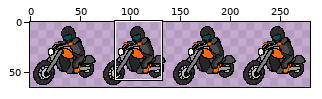
One commit to this sprite sheet: myExpressFolder/public/src/img/ancestors/Motorist.png. The first picture is a wide view before the edit; the outline marks the close-up.
Close-up. Before:
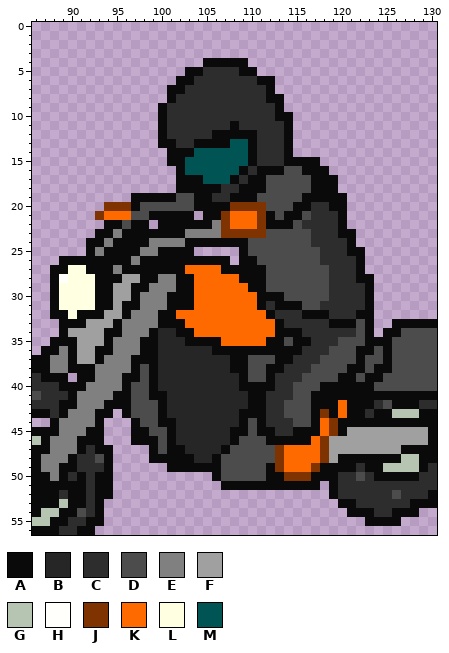
The file is 280x65 pixels. Pixels under 10% opacity are left out. Colours within 5 levels of each other are drawn and written as one. Shown: x 86..130, y 0..56. The commit also changed other parts of the picture, which this record leaves out.
Palette (. is transparent): A #0a0a0a  B #262626  C #2d2d2d  D #4c4c4c  E #808080  F #a0a0a0  G #b6c5b1  H #fffffc  J #7f3300  K #ff6a00  L #ffffe1  M #005454
Pixels before (only the part around the change), first column x 86:
 1 ............................................
 2 ............................................
 3 ............................................
 4 ...................AAAAA....................
 5 .................AACCCCAA...................
 6 ................AACCCCCCCAA.................
 7 ...............AACCCCCCCCCA.................
 8 ...............ACCCCCCCCCCAA................
 9 ..............ACCCCCCCCCCCCA................
10 ..............ACCCCCCCCCCCCAA...............
11 ..............ACCCCCCCACCCCCA...............
12 ..............ACCCCCAAAAACCCA...............
13 ..............AACCAAAAMMACCCA...............
14 ...............AAAMMMMMMACCCA...............
15 ...............AAMMMMMMMACCCAAAA............
16 ................AMMMMMMACAAADDAAA...........
17 ................AAAMMMACAADDDDDAAA..........
18 ................AAAAACCAAADDDDDAAA..........
19 ...........AAAAADDAACCAAADDDDDAAAAA.........
20 ........JJJADDDDDDAAAAJJJJDDDAACCAA.........
21 .......JKKKDDAAAAA.AAJKKKJADAADCCCA.........
22 ........AADAA.AAAAAAEJKKKJAAADCCCCA.........
23 .......AAEAAAAAAAEEEEJJJJJDDDDDCCCAA........
24 ......AAEAAAAEEEEAAAAAAADDDDDDDCCCCA........
25 ......AEAAAAEEAAAA.....ADDDDDDDDCCCAA.......
26 ...AAAAAAAAEAAAAAAAAAA.AADDDDDDDCCCCA.......
27 ..AALLAAAEAAAAAAAKKKKAAAAADDDDDDDCCCA.......
28 ..AHLLLAAAFFAAEEAAKKKKKAAADDDDDDDCCCAA......
29 ..ALLLLAAFFAAEEEAAKKKKKKAADDDDDDDCCCCA......
30 ..ALLLLAAFFAEEEAAAKKKKKKKAAADDDDDCCCCA......
31 ..ALLLLAAFAAEEEAAAKKKKKKKACAAADDCCCCCA......
32 ..AALAAAFFAEEEAAKKKKKKKKKKACCCAAACCCAA......
33 ...AAAFFFAEEEEAAAKKKKKKKKKKACCCCCAAADA..AAAA
34 ...AFFFFAAEEEABBAAKKKKKKKKKAAACCCCCCDA.AADDD
35 ..AAAFFFAEEEAABBBAAAAKKKKKAADAACCCDDDAAADDDD
36 .AAEAFFAAEEEAABBBBBBAAAAAAAAAACCCDDDAADADDDD
37 AAEEAFFAEEEAAABBBBBBBBAADDDAACCCDDDDADDADDDD
38 AAEEAAAEEEEADABBBBBBBBAADDAACCCDDDDAADAADDDD
39 CAAA.AAEEEAADABBBBBBBBBADDACCCDDDDAADAADDDDD
40 CCCAAAEEEEADDABBBBBBBBBAAAACCDDDAAAAAADDDDDD
41 DCCCAEEEEAADDAABBBBBBBBBAACCCDDAAAAAAAAAAAAA
42 CCCAAEEEAAADDDABBBBBBBBBAACCDDDAAAKAAACDAAAC
43 AACAEEEAA.ADDDABBBBBBBBAAACCDDDAJAKAACAAGGGA
44 ..AEEEEA...ADDAABBBBBBBADACCCDDAKJAAAAAAAAAA
45 AAAEEEAA...AADDABBBBBBAADAACCAAAKJAFFFFFFFFF
46 GAEEEAAA...AAADABBBBBBADDDAAAAAKJFFFFFFFFFFF
47 AAEEEACAA....ADAABBBBADDDDDJKKKKJFFFFFFFFAAA
48 AEEEACCDA....AAAAABBADDDDDDJKKKKJFAAAAAAAGGA
49 AEEAACCCA......AAAAAADDDDDAJKKKJAAAACAAGGGGA
50 AAEACACAA...........ADDDDDAAJJJAAACCDCAAAAAC
51 AAAAAACAA............AAAAAAAAAAA.ACCCCCCCCCC
52 AAACAACAA........................ACCCCCCDCCC
53 AAAGAACA..........................AACCCCCCAA
54 AGGAADCA...........................AAACCAAA.
55 GGAACCAA.............................AAAA...
56 AAACCAA.....................................
The same view after the edit:
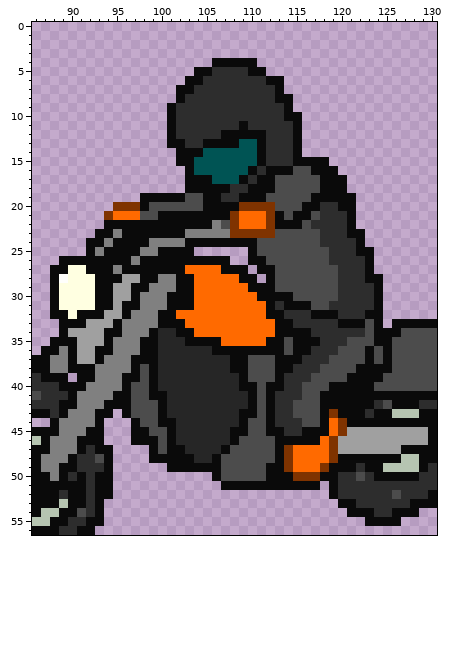
Difference:
y 4: x 105 A -> .; x 110 . -> A
y 5: x 103 A -> .; x 105 C -> A; x 109 A -> C; x 111 . -> A
y 6: x 102 A -> .; x 104 C -> A; x 111 A -> C; x 113 . -> A
y 7: x 101 A -> .; x 103 C -> A; x 112..113 A. -> CA
y 8: x 101..102 AC -> .A; x 112 A -> C; x 114 . -> A
y 9: x 100..101 AC -> .A; x 113..114 A. -> CA
y 10: x 100..101 AC -> .A; x 113 A -> C; x 115 . -> A
y 11: x 100..101 AC -> .A; x 108..109 AC -> CA; x 114..115 A. -> CA
y 12: x 100..101 AC -> .A; x 106 A -> C; x 111 C -> A; x 114..115 A. -> CA
y 13: x 100 A -> .; x 102 C -> A; x 104 A -> C; x 108 M -> A; x 110..111 AC -> MA; x 114..115 A. -> CA
y 14: x 101 A -> .; x 104 M -> A; x 110..111 AC -> MA; x 114..115 A. -> CA
y 15: x 101 A -> .; x 103 M -> A; x 110..111 AC -> MA; x 114 A -> C; x 118 . -> A
y 16: x 102..103 AM -> .A; x 109..111 ACA -> MAC; x 114 D -> A; x 116 A -> D; x 119 . -> A
y 17: x 102 A -> .; x 105 M -> A; x 108..110 ACA -> MAC; x 112 D -> A; x 117 A -> D; x 120 . -> A
y 18: x 102 A -> .; x 107 C -> A; x 109 A -> C; x 112 D -> A; x 117 A -> D; x 120 . -> A
y 19: x 97 A -> .; x 102 D -> A; x 104 A -> D; x 106 C -> A; x 108 A -> C; x 111 D -> A; x 116 A -> D; x 121 . -> A
y 20: x 94 J -> .; x 97..98 AD -> JA; x 104 A -> D; x 108 J -> A; x 112 D -> J; x 115 A -> D; x 117 C -> A; x 119 A -> C; x 121 . -> A
y 21: x 93..94 JK -> .J; x 97 D -> K; x 99 A -> D; x 104 . -> A; x 107..108 JK -> AJ; x 111..114 JADA -> KJAD; x 116..117 DC -> AD; x 120..121 A. -> CA
y 22: x 96 D -> A; x 99 . -> A; x 107..108 JK -> DJ; x 111..112 JA -> KJ; x 115..116 DC -> AD; x 120..121 A. -> CA
y 23: x 107 J -> E; x 112 D -> J; x 117 C -> D; x 120 A -> C; x 122 . -> A
y 24: x 110 D -> A; x 117 C -> D; x 121..122 A. -> CA
y 25: x 109..110 AD -> .A; x 118 C -> D; x 121 A -> C; x 123 . -> A
y 26: x 109 A -> .; x 111 D -> A; x 118 C -> D; x 122..123 A. -> CA
y 27: x 110 A -> .; x 112 D -> A; x 119 C -> D; x 122..123 A. -> CA
y 28: x 111..112 AD -> .A; x 119 C -> D; x 122 A -> C; x 124 . -> A
y 29: x 112 D -> A; x 119 C -> D; x 123..124 A. -> CA
y 30: x 114 D -> A; x 119 C -> D; x 123..124 A. -> CA
y 31: x 111..113 ACA -> KAC; x 116 D -> A; x 118 C -> D; x 123..124 A. -> CA
y 32: x 113 C -> A; x 116 A -> C; x 119 C -> A; x 122 A -> C; x 124 . -> A
y 33: x 114 C -> A; x 119 A -> C; x 122..124 DA. -> ADA
y 34: x 116 C -> A; x 122..124 DA. -> CDA
y 35: x 117 C -> A; x 120 D -> C; x 123 A -> D
y 36: x 114 A -> D; x 116 C -> A; x 119 D -> C; x 122 A -> D
y 37: x 115 C -> A; x 118 D -> C; x 122..123 AD -> DA
y 38: x 112 A -> D; x 114 C -> A; x 117 D -> C; x 121 A -> D; x 123 D -> A
y 39: x 112..113 AC -> DA; x 116 D -> C; x 120 A -> D; x 122 D -> A
y 40: x 111 A -> D; x 113 C -> A; x 115 D -> C; x 118 A -> D
y 41: x 111..112 AC -> DA; x 115 D -> C; x 117 A -> D
y 42: x 111..112 AC -> DA; x 114 D -> C; x 117 A -> D; x 120 K -> A
y 43: x 111..112 AC -> DA; x 114 D -> C; x 117..120 AJAK -> DAJA
y 44: x 111..112 AC -> DA; x 115 D -> C; x 117..120 AKJA -> DAKJ
y 45: x 111 A -> D; x 113 C -> A; x 115 A -> C; x 118..120 KJA -> AKJ
y 46: x 112 A -> D; x 117..119 KJF -> AKJ
y 47..48: x 113..114 JK -> AJ; x 118..119 JF -> KJ
y 49: x 113..114 JK -> AJ; x 117..118 JA -> KJ
y 50: x 114 J -> A; x 117 A -> J
Boxes around the changes in both close-ups, in picture pixels (x1, y1, x2, y2):
changed: (95, 58, 383, 481)
